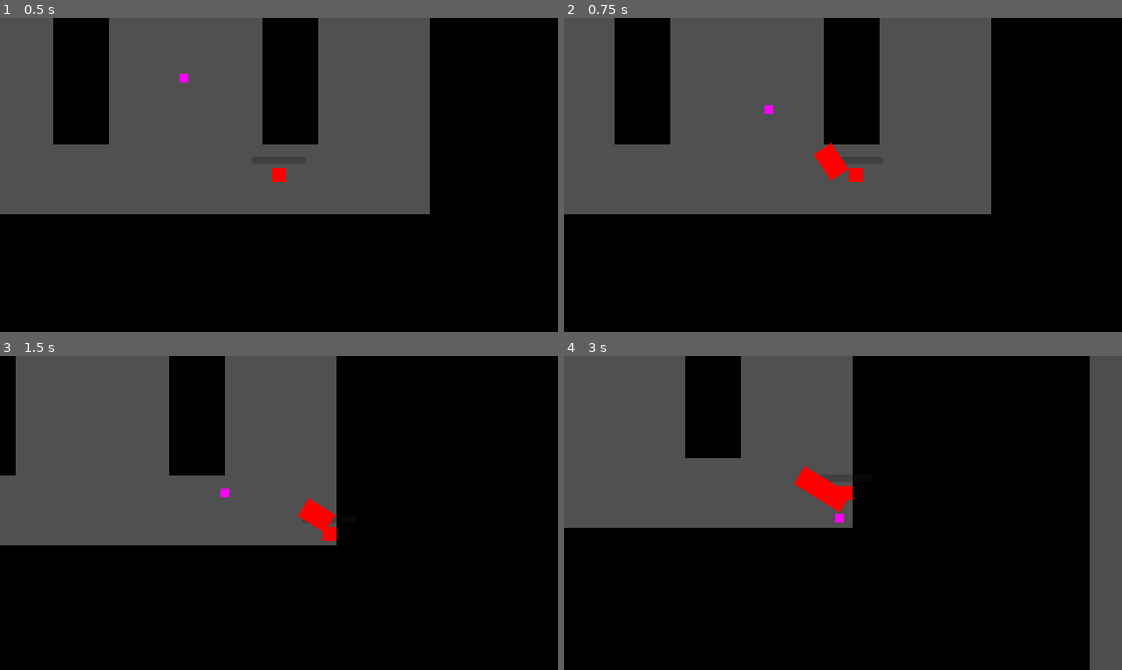
Above: before the commit, frames 1-4 (two rows, left to right).
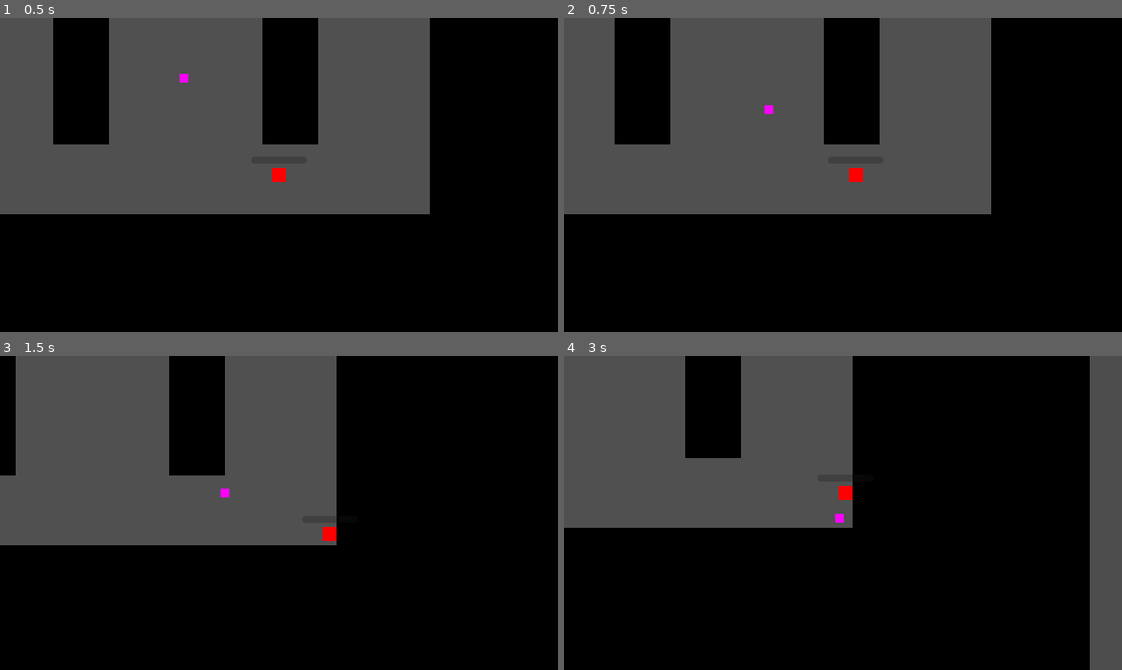
Above: after the commit, the same moments.

Repository: IanLum/square-game
Game: Godot game, scene res://src/main.tscn
The game is run twice, just before and just after one commit, with the same random seed, the same clock (stepped at 60 frames per second) and the same inputs.
Inputs (mouse positions are in pixels of both pictures, inside the frame that each line leads up to):
- Up to frame 1 (0.5 s): no input
- Up to frame 2 (0.75 s): move the mouse to (965, 159) at 0.52 s; press the mouse at (965, 159) at 0.53 s; hold D (right) from 0.53 s (still down)
- Up to frame 3 (1.5 s): move the mouse to (167, 528) at 1.27 s; release D (right) at 1.28 s; release the mouse at (167, 528) at 1.28 s; hold S (down) from 1.28 s (still down); click (167, 528) at 1.35 s
- Up to frame 4 (3 s): move the mouse to (898, 443) at 2.02 s; release S (down) at 2.03 s; hold D (right) 2.03-2.78 s; hold Space (utility) 2.03-2.78 s; click (898, 443) at 2.3 s; move the mouse to (815, 575) at 2.77 s; hold W (up) from 2.78 s (still down); click (815, 575) at 2.85 s

Frame 1 is identical in both runs. In frame 2, 0.4% of the frame differs, in the area x 44-51%, y 39-52%; in frame 3, 0.4%; in frame 4, 0.6%, in the area x 41-51%, y 35-50%.

Commit message:
create parent attack class, redattack inherits

Diff:
--- a/src/player/attack.gd
+++ b/src/player/attack.gd
@@ -1,12 +1,13 @@
 extends Area2D
 class_name Attack
 
+@export var DURATION: float
+
 func _ready():
-	await get_tree().create_timer(0.2).timeout
+	await get_tree().create_timer(DURATION).timeout
 	queue_free()
 
 
-func start(pos: Vector2, dir: Vector2, charge: float):
+func start(pos: Vector2, dir: Vector2):
 	position = pos
 	look_at(dir)
-	scale.x = charge
--- a/src/player/player.gd
+++ b/src/player/player.gd
@@ -48,9 +48,9 @@
 	var instance = red_attack.instantiate()
 	instance.start(
 		position,
-		(get_global_mouse_position() - global_position).normalized(),
-		1 + charge
+		(get_global_mouse_position() - global_position).normalized()
 	)
+	instance.resize(1 + charge)
 	charge = 0
 	get_parent().add_child(instance)
 
--- /dev/null
+++ b/src/player/red_attack.gd
@@ -0,0 +1,4 @@
+extends Attack
+
+func resize(charge: float):
+	scale.x = charge
--- a/src/player/red_attack.tscn
+++ b/src/player/red_attack.tscn
@@ -1,6 +1,6 @@
 [gd_scene load_steps=3 format=3 uid="uid://eskc0k0egxjt"]
 
-[ext_resource type="Script" path="res://src/player/attack.gd" id="1_vm8bw"]
+[ext_resource type="Script" path="res://src/player/red_attack.gd" id="1_8cutm"]
 
 [sub_resource type="RectangleShape2D" id="RectangleShape2D_mflq1"]
 size = Vector2(36, 24)
@@ -8,7 +8,8 @@
 [node name="red_attack" type="Area2D"]
 collision_layer = 0
 collision_mask = 2
-script = ExtResource("1_vm8bw")
+script = ExtResource("1_8cutm")
+DURATION = 0.1
 
 [node name="CollisionShape2D" type="CollisionShape2D" parent="."]
 position = Vector2(18, 0)
